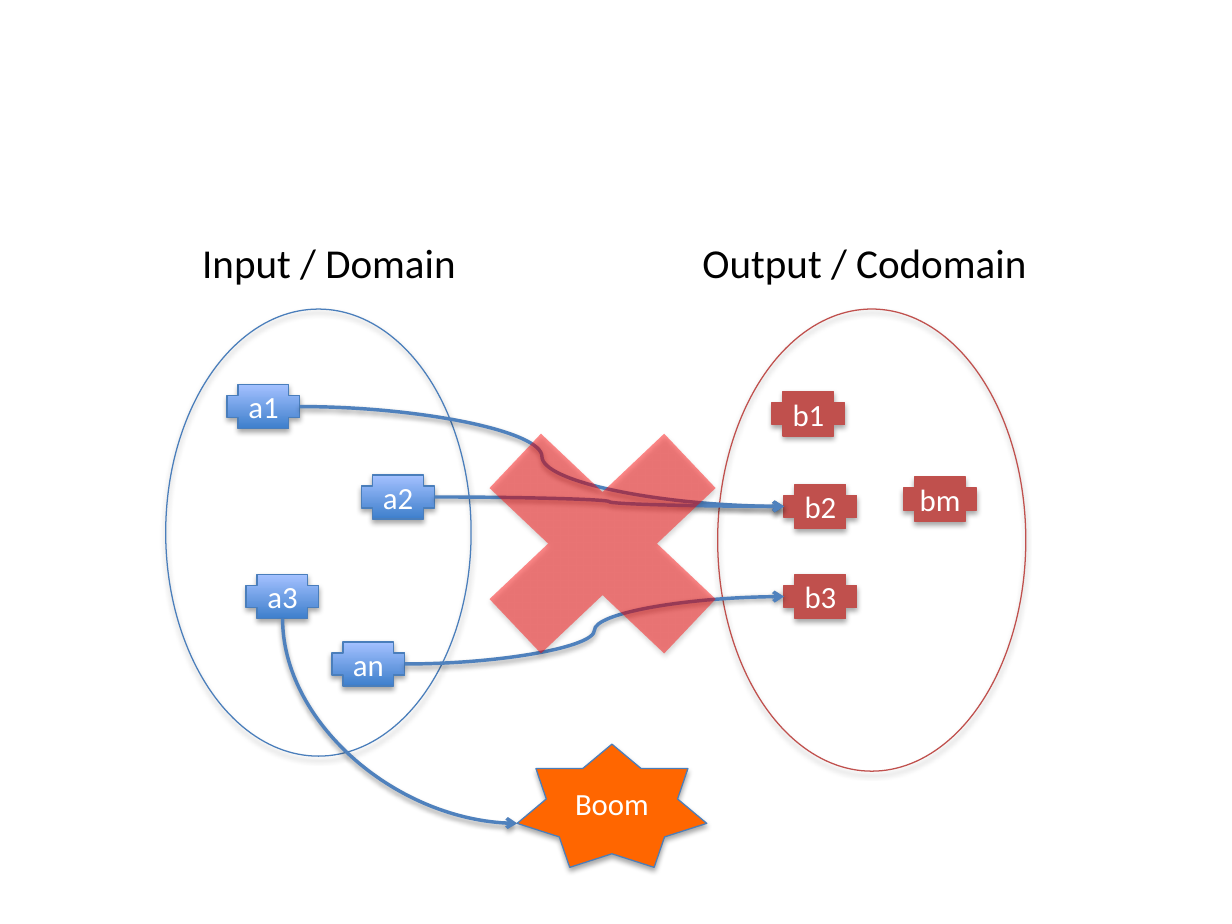
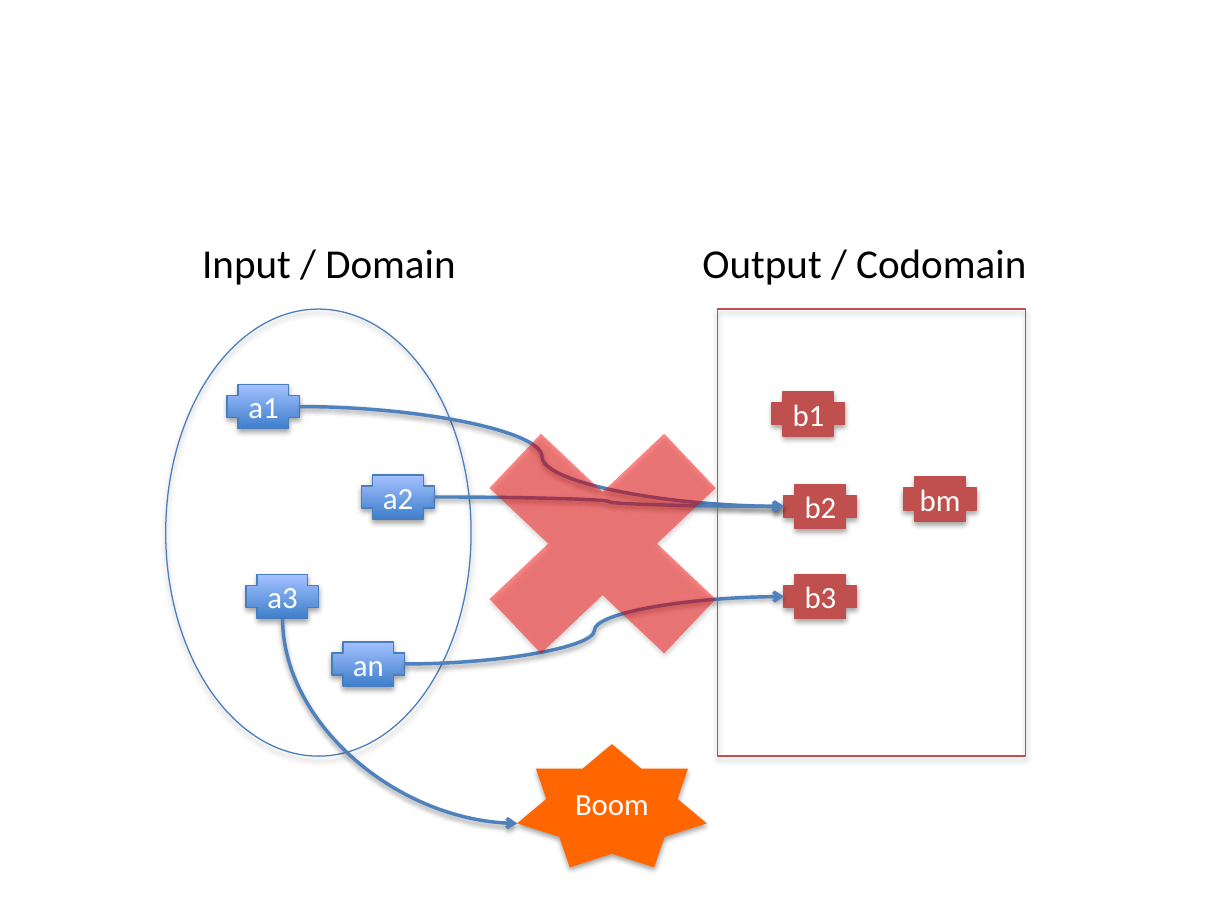
Before and after one commit to fp-tower/foundations, a slide deck: slide 15 of Diagrams.pptx. Drawn at 1232x924 pixels with LibreOffice and Linux fonts; fonts in the diff are those of the drawing. Boxes give left, top, right and bottom in pixels: in the first picture for what was removed or moved away, otherwise in the second. Text is boxed around its words. In the diff, an @@ line names an element or a change of style, - is before the commit and + after.

```diff
--- a/Diagrams.pptx
+++ b/Diagrams.pptx
@@ rectangle: place and size @@
-rectangle at box(718, 309, 1026, 771)
+rectangle at box(718, 309, 1026, 756)
@@ rectangle at box(718, 309, 1026, 756): ellipse to rectangle @@
@@ star "Boom" at box(517, 744, 707, 867): outline #4B7EBC 0.75 pt to none @@
```
Also in this commit, not shown: 6 other slides changed, 8 other files.
